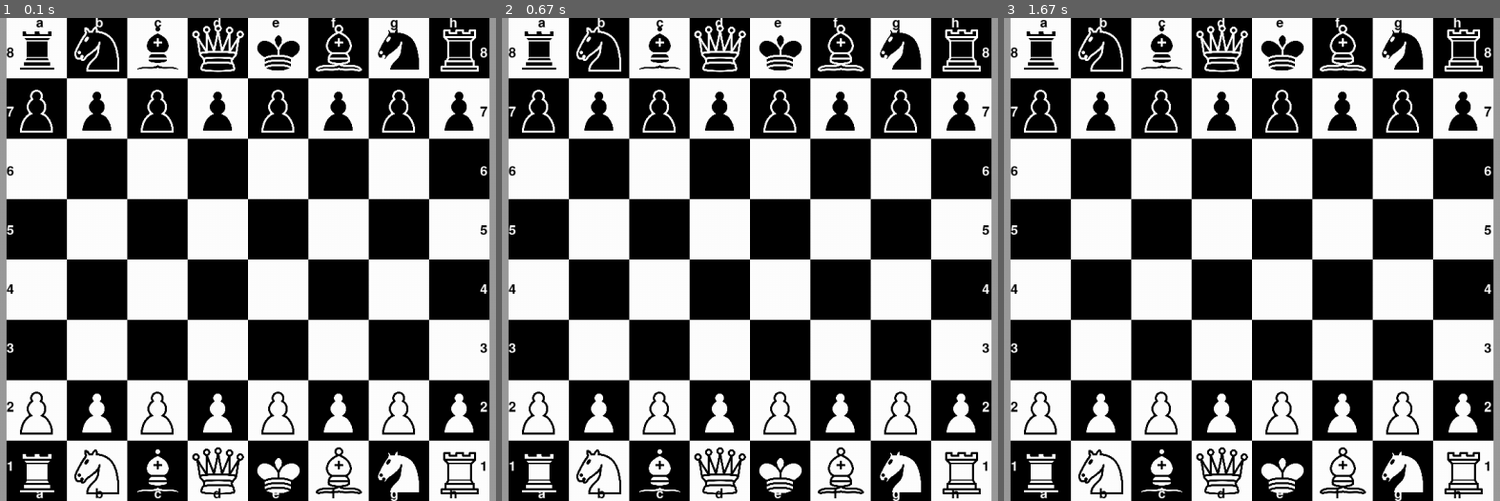
Above: before the commit, frames 1-3 (left to right).
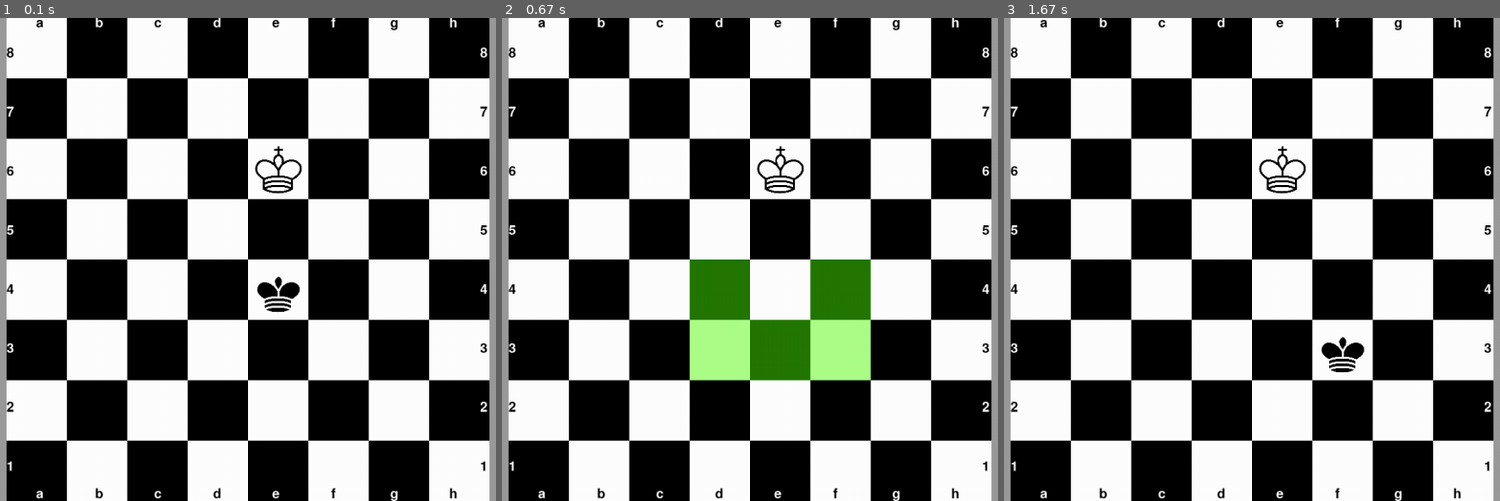
Above: after the commit, the same moments.

Repository: Paxnar/Chesss
Game: pygame game, started from games/chess/main.py
Same seed, same stepped clock (60 frames per second), same inputs: the game is played once before the commit and once after it.
Inputs (mouse positions are in pixels of both pictures, inside the frame that each line leads up to):
- Up to frame 1 (0.1 s): no input
- Up to frame 2 (0.67 s): click (750, 259) at 0.38 s
- Up to frame 3 (1.67 s): click (1336, 365) at 0.78 s

The runs differ from the first frame. In frame 1, 9.6% of the frame differs, in the area x 4-97%, y 1-99%; in frame 2, 17%; in frame 3, 9.6%.

Commit message:
шахматы - мат - version 6 (короли не могут встретиться)

Diff:
--- a/games/chess/main.py
+++ b/games/chess/main.py
@@ -63,6 +63,14 @@
         self.field[2][6] = Queen(BLACK)
         self.kingscoords = [[3, 7], [7, 4]]
         self.color = BLACK'''
+
+        self.field = []
+        for row in range(8):
+            self.field.append([None] * 8)
+        self.field[5][4] = King(WHITE)
+        self.field[3][4] = King(BLACK)
+        self.color = BLACK
+        self.kingscoords = [[5, 4], [3, 4]]
 
     def current_player_color(self):
         return self.color
@@ -354,7 +362,6 @@
 
         if not (board.field[row1][col1] is None) and board.field[row1][col1].get_color() == self.get_color():
             return False
-
         for i in range(len(board.field)):
             for o in range(len(board.field[i])):
                 if (board.field[i][o] is not None) and board.field[i][o] != self and type(board.field[i][o]) != King:
@@ -407,14 +414,118 @@
         if col == col1 and not self.castling2:
             if abs(row - row1) != 1:
                 return False
+            elif row - row1 == 1:
+                if correct_coords(row1 - 1, col1):
+                    if type(board.field[row1 - 1][col1]) == King:
+                        return False
+                if correct_coords(row1 - 1, col1 - 1):
+                    if type(board.field[row1 - 1][col1 - 1]) == King:
+                        return False
+                if correct_coords(row1 - 1, col1 + 1):
+                    if type(board.field[row1 - 1][col1 + 1]) == King:
+                        return False
+            elif row - row1 == -1:
+                if correct_coords(row1 + 1, col1):
+                    if type(board.field[row1 + 1][col1]) == King:
+                        return False
+                if correct_coords(row1 + 1, col1 - 1):
+                    if type(board.field[row1 + 1][col1 - 1]) == King:
+                        return False
+                if correct_coords(row1 + 1, col1 + 1):
+                    if type(board.field[row1 + 1][col1 + 1]) == King:
+                        return False
 
         if row1 == row and not self.castling2:
             if abs(col - col1) != 1:
                 return False
+            elif col - col1 == 1:
+                if correct_coords(row1, col1 - 1):
+                    if type(board.field[row1][col1 - 1]) == King:
+                        return False
+                if correct_coords(row1 - 1, col1 - 1):
+                    if type(board.field[row1 - 1][col1 - 1]) == King:
+                        return False
+                if correct_coords(row1 + 1, col1 - 1):
+                    if type(board.field[row1 + 1][col1 - 1]) == King:
+                        return False
+            elif col - col1 == -1:
+                if correct_coords(row1, col1 + 1):
+                    if type(board.field[row1][col1 + 1]) == King:
+                        return False
+                if correct_coords(row1 - 1, col1 + 1):
+                    if type(board.field[row1 - 1][col1 + 1]) == King:
+                        return False
+                if correct_coords(row1 + 1, col1 + 1):
+                    if type(board.field[row1 + 1][col1 + 1]) == King:
+                        return False
 
         if abs(col - col1) == abs(row - row1) and not self.castling2:
             if abs(col - col1) != 1:
                 return False
+            elif col - col1 == -1 and row - row1 == 1:
+                if correct_coords(row1 - 1, col1 - 1):
+                    if type(board.field[row1 - 1][col1 - 1]) == King:
+                        return False
+                if correct_coords(row1 - 1, col1):
+                    if type(board.field[row1 - 1][col1]) == King:
+                        return False
+                if correct_coords(row1 - 1, col1 + 1):
+                    if type(board.field[row1 - 1][col1 + 1]) == King:
+                        return False
+                if correct_coords(row1, col1 + 1):
+                    if type(board.field[row1][col1 + 1]) == King:
+                        return False
+                if correct_coords(row1 + 1, col1 + 1):
+                    if type(board.field[row1 + 1][col1 + 1]) == King:
+                        return False
+            elif col - col1 == -1 and row - row1 == -1:
+                if correct_coords(row1 - 1, col1 + 1):
+                    if type(board.field[row1 - 1][col1 + 1]) == King:
+                        return False
+                if correct_coords(row1, col1 + 1):
+                    if type(board.field[row1][col1 + 1]) == King:
+                        return False
+                if correct_coords(row1 + 1, col1 + 1):
+                    if type(board.field[row1 + 1][col1 + 1]) == King:
+                        return False
+                if correct_coords(row1 + 1, col1):
+                    if type(board.field[row1 + 1][col1]) == King:
+                        return False
+                if correct_coords(row1 + 1, col1 - 1):
+                    if type(board.field[row1 + 1][col1 - 1]) == King:
+                        return False
+            elif col - col1 == 1 and row - row1 == -1:
+                if correct_coords(row1 + 1, col1 + 1):
+                    if type(board.field[row1 + 1][col1 + 1]) == King:
+                        return False
+                if correct_coords(row1 + 1, col1):
+                    if type(board.field[row1 + 1][col1]) == King:
+                        return False
+                if correct_coords(row1 + 1, col1 - 1):
+                    if type(board.field[row1 + 1][col1 - 1]) == King:
+                        return False
+                if correct_coords(row1, col1 - 1):
+                    if type(board.field[row1][col1 - 1]) == King:
+                        return False
+                if correct_coords(row1 - 1, col1 - 1):
+                    if type(board.field[row1 - 1][col1 - 1]) == King:
+                        return False
+            elif col - col1 == 1 and row - row1 == 1:
+                if correct_coords(row1 + 1, col1 - 1):
+                    if type(board.field[row1 + 1][col1 - 1]) == King:
+                        return False
+                if correct_coords(row1, col1 - 1):
+                    if type(board.field[row1][col1 - 1]) == King:
+                        return False
+                if correct_coords(row1 - 1, col1 - 1):
+                    if type(board.field[row1 - 1][col1 - 1]) == King:
+                        return False
+                if correct_coords(row1 - 1, col1):
+                    if type(board.field[row1 - 1][col1]) == King:
+                        return False
+                if correct_coords(row1 - 1, col1 + 1):
+                    if type(board.field[row1 - 1][col1 + 1]) == King:
+                        return False
 
         return True
 
@@ -592,6 +703,8 @@
 
     def render(self, screen, field, board):
         global over
+        global checkW
+        global checkB
         x = self.left
         y = self.top
         size = self.cell_size
@@ -616,6 +729,8 @@
                             not field[i][o].can_attack(board, i, o, blackking[0], blackking[1]):
                         self.checkB = False
                         self.checkW = False
+        checkW = self.checkW
+        checkB = self.checkB
         for i in range(len(field)):
             for o in range(len(field[i])):
                 if field[i][o] is not None:
@@ -791,6 +906,7 @@
             if event.type == pygame.QUIT:
                 running = False
                 pygame.quit()
+                sys.exit()
             screen.fill(pygame.Color(155, 155, 155))
             draw(screen, int(chisla[1]))
             boardpygame.render(screen, board.field, board)
@@ -837,8 +953,6 @@
                         image = pygame.transform.scale(load_image("bRook.png"), (90, 90))
                 screen.blit(image, (event.pos[0] - 45, event.pos[1] - 45))
             pygame.display.flip()
-            checkW = boardpygame.checkW
-            checkB = boardpygame.checkB
     sound1 = pygame.mixer.Sound('data/kingdead.mp3')
     pygame.mixer.Sound.play(sound1)
     while pygame.mixer.get_busy():
